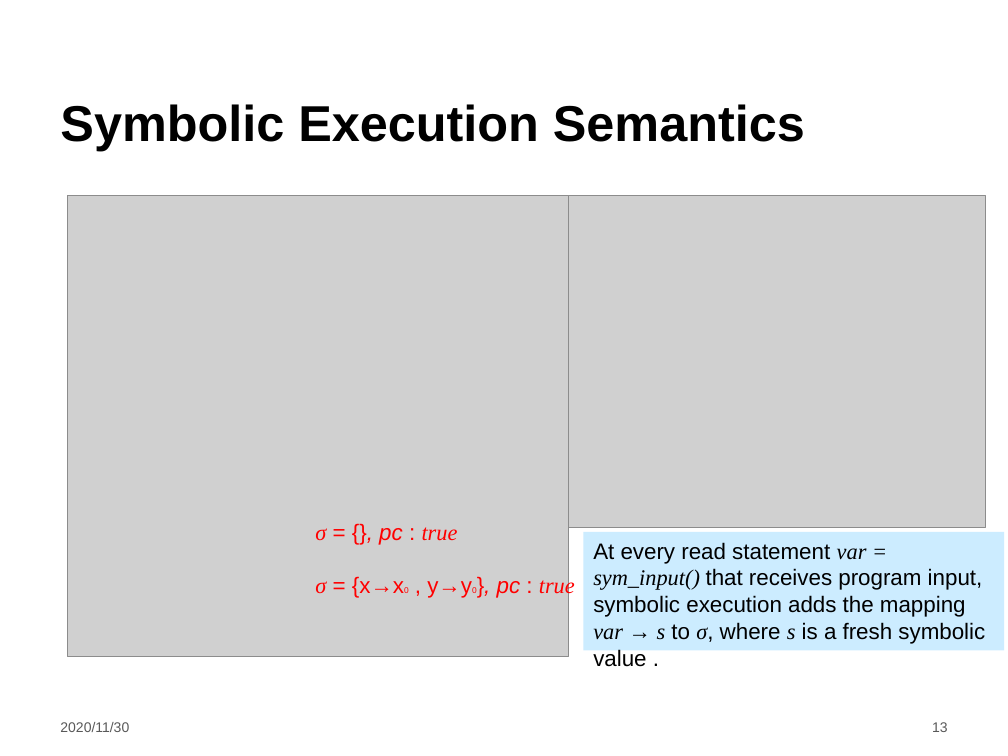
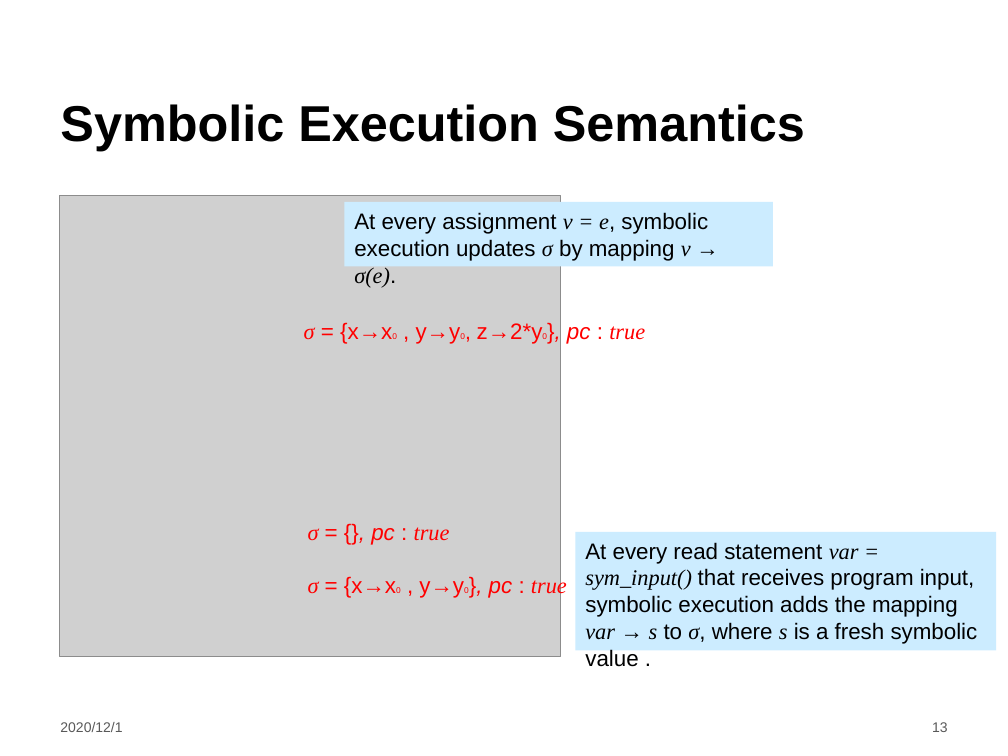
Before and after one commit to LintianShi/Research-Proposal, a slide deck: slide 13 of Symbolic_execution.pptx. Drawn at 1008x756 pixels with LibreOffice and Linux fonts; fonts in the diff are those of the drawing; grey boxes stand for pictures; background and template pictures are left out. Boxes give left, top, right and bottom in pixels: in the first picture for what was removed or moved away, otherwise in the second. Text is boxed around its words. In the diff, an @@ line names an element or a change of style, - is before the commit and + after.

```diff
--- a/Symbolic_execution.pptx
+++ b/Symbolic_execution.pptx
@@ rectangle added at box(345, 202, 773, 266), fill #CCECFF, 16 pt, text #000000 @@
+At every assignment v = e, symbolic execution updates σ by mapping v → σ(e).
@@ picture removed at box(559, 196, 985, 528) @@
@@ text added at box(304, 322, 645, 344), 16 pt, text #FF0000 @@
+σ = {x→x0 , y→y0, z→2*y0}, pc : true
@@ 2 texts, 1 picture, 1 rectangle: place and size @@
-2 texts, 1 picture, 1 rectangle at box(68, 196, 1004, 657)
+2 texts, 1 picture, 1 rectangle at box(59, 196, 996, 657)
@@ text at box(60, 722, 122, 732): text changed @@
-2020/11/30
+2020/12/1
```
Also in this commit, not shown: 17 other slides changed, 2 slides added.
